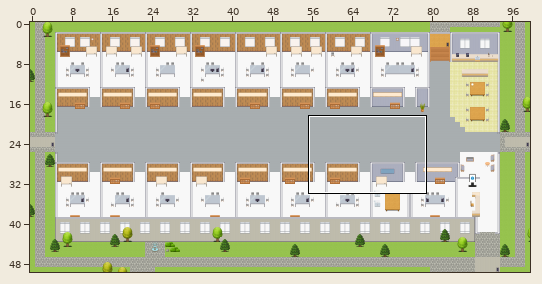
Tiled map (JSON) -- maps/CH-Consumer-Customer-Experience-Platform.tmj. Above: a wide view before the commit, with the close-up outlined.
Close-up. Old version:
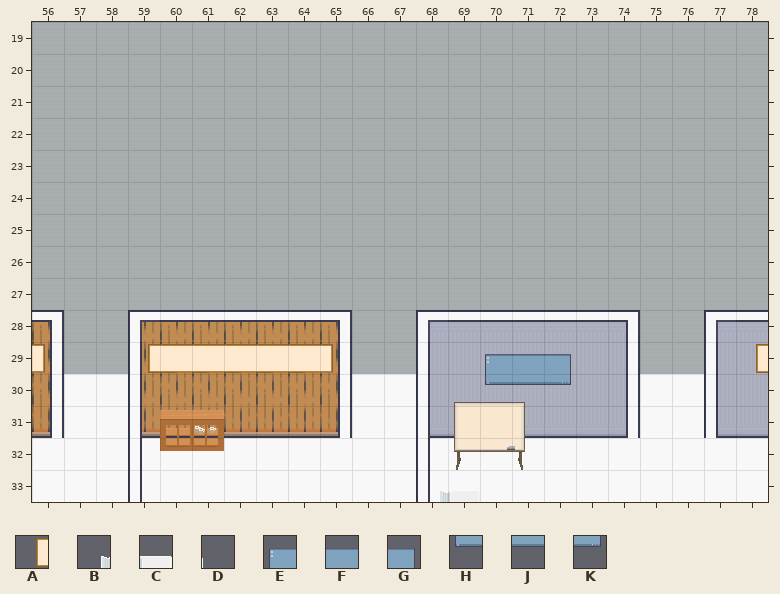
Cells are 32x32 px. Shown: x 56..78, y 19..33. The commit also changed other parts of the map, which this record leaves out.
Key: from "Decor": A 49; from "Misc": B 26, C 27, D 28, E 40, F 41, G 42, H 50, J 51, K 52.
_ is an empty cell.
Layers that did not change in this view are not listed.
Layer "tech" before, first column x 56:
19 _______________________
20 _______________________
21 _______________________
22 _______________________
23 _______________________
24 _______________________
25 _______________________
26 _______________________
27 _______________________
28 _______________________
29 ______________EFG_____A
30 ______________HJK______
31 _______________________
32 _______________________
33 ____________BCD________
And afterwards:
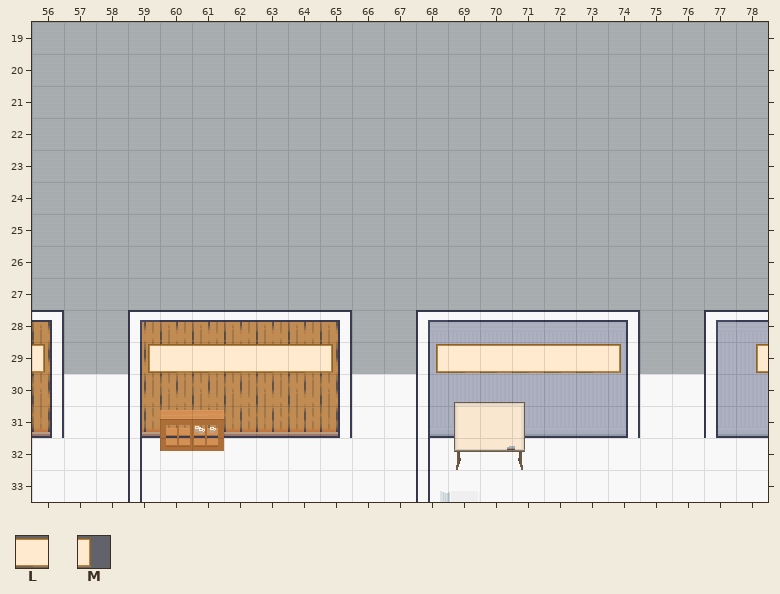
Further tiles: from "Decor": L 50, M 51.
Difference:
Layer "tech":
y 29: x 68..74 __EFG__ -> ALLLLLM
y 30: x 70..72 HJK -> ___
Changed places in both close-ups, as pixel boxes (x1, y1, x2, y2):
changed: (436, 344, 621, 385)
